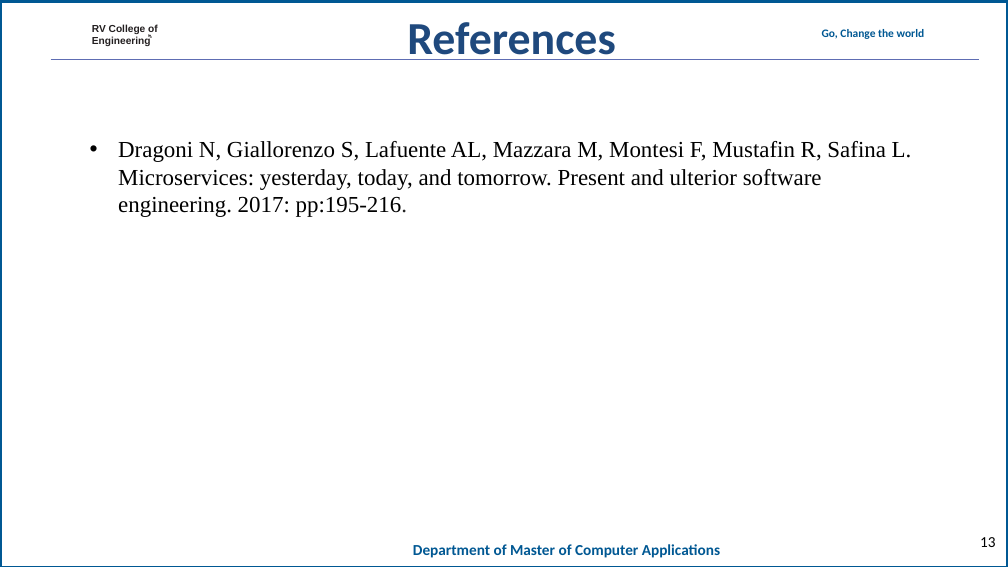
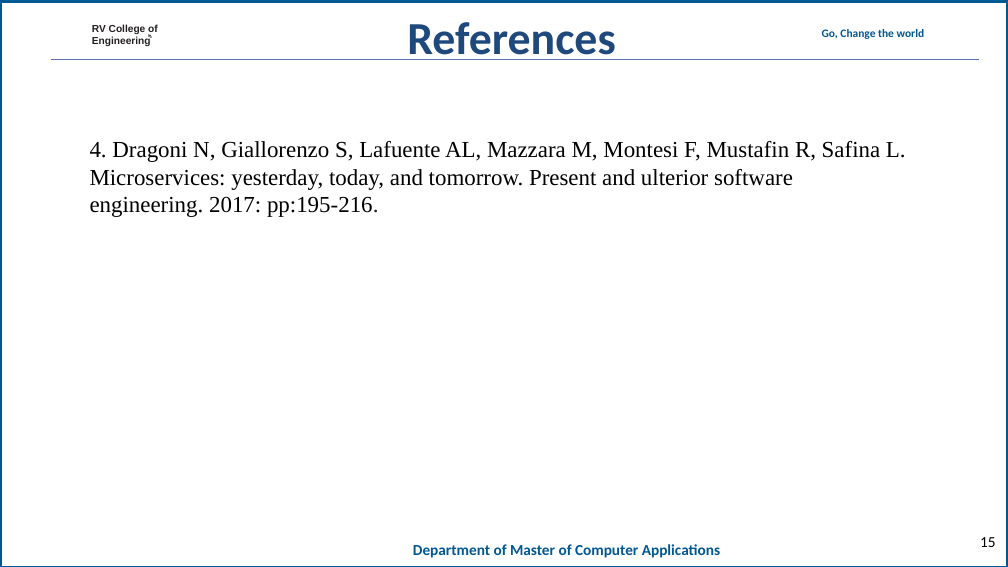
Before and after one commit to mohanrockz/Minor-Project, a slide deck: slide 15 of 20mca36-Minor Project_Phase 2_template11.ppt (slide 13 before the commit). Drawn at 1008x567 pixels with LibreOffice and Linux fonts; fonts in the diff are those of the drawing; background and template pictures are left out. Boxes give left, top, right and bottom in pixels: in the first picture for what was removed or moved away, otherwise in the second. Text is boxed around its words. In the diff, an @@ line names an element or a change of style, - is before the commit and + after.

```diff
--- a/20mca36-Minor Project_Phase 2_template11.ppt
+++ b/20mca36-Minor Project_Phase 2_template11.ppt
@@ text at box(90, 141, 906, 217): text changed @@
-• Dragoni N, Giallorenzo S, Lafuente AL, Mazzara M, Montesi F, Mustafin R, Safina L. Microservices: yesterday, today, and tomorrow. Present and ulterior software engineering. 2017: pp:195-216.
+4. Dragoni N, Giallorenzo S, Lafuente AL, Mazzara M, Montesi F, Mustafin R, Safina L. Microservices: yesterday, today, and tomorrow. Present and ulterior software engineering. 2017: pp:195-216.
@@ page number at box(980, 537, 995, 547): text changed @@
-13
+15
```
Also in this commit, not shown: 7 other slides changed, 3 slides added, 1 slide removed.
